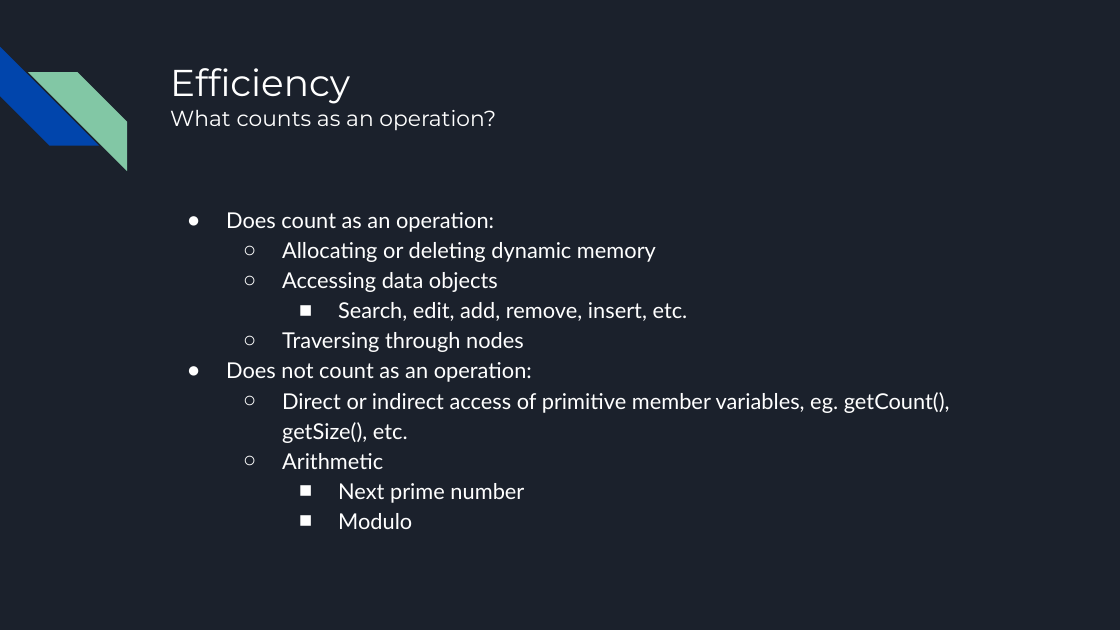
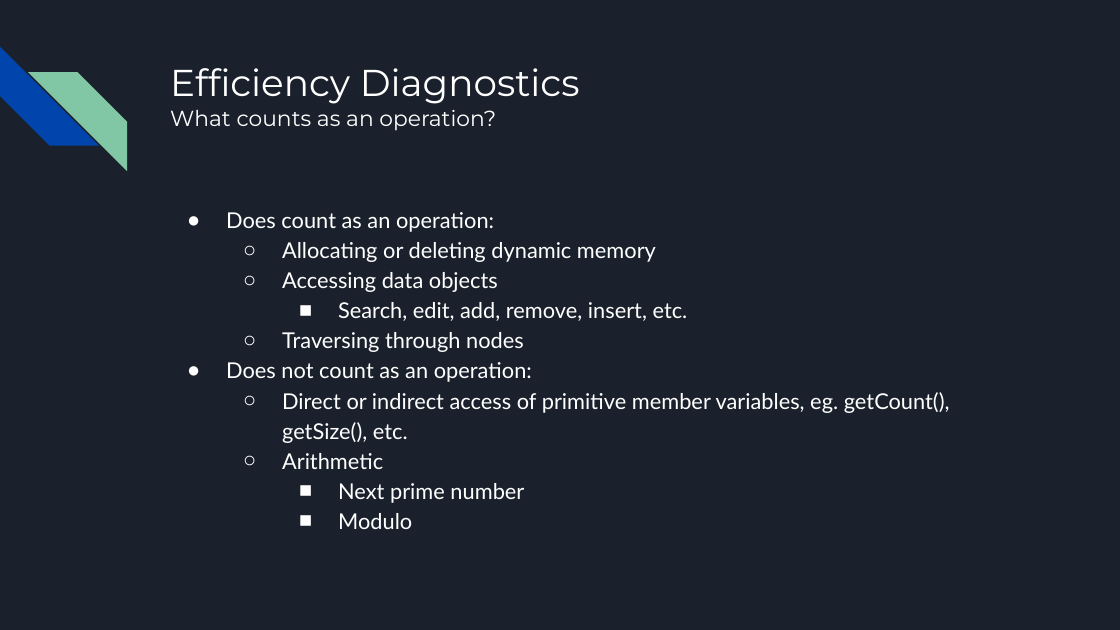
Before and after one commit to oliviercm/Convenience-Store-Inventory-Management-System, a slide deck: slide 7 of Documentation/Design Documents/Presentation Powerpoint.pptx. Drawn at 1120x630 pixels with LibreOffice and Linux fonts; fonts in the diff are those of the drawing. Boxes give left, top, right and bottom in pixels: in the first picture for what was removed or moved away, otherwise in the second. Text is boxed around its words. In the diff, an @@ line names an element or a change of style, - is before the commit and + after.

```diff
--- a/Documentation/Design Documents/Presentation Powerpoint.pptx
+++ b/Documentation/Design Documents/Presentation Powerpoint.pptx
@@ title at <box>170,68,580,104</box>: text changed @@
-Efficiency
+Efficiency Diagnostics
```
Also in this commit, not shown: 2 other slides changed, 4 other files.
